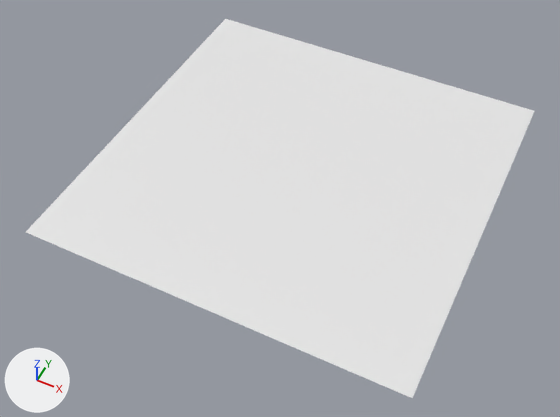
Two versions of the glTF model res/ground/Untitled.glb, one commit apart.
Rendered twice from a 50 mm lens placed at (1.21, -2.63, 2.91), pointed at (-0.01, -0.19, -0.14). The axes (+X, +Y, +Z) are drawn at lower left. The lights are the same throughout. The older version comes first.
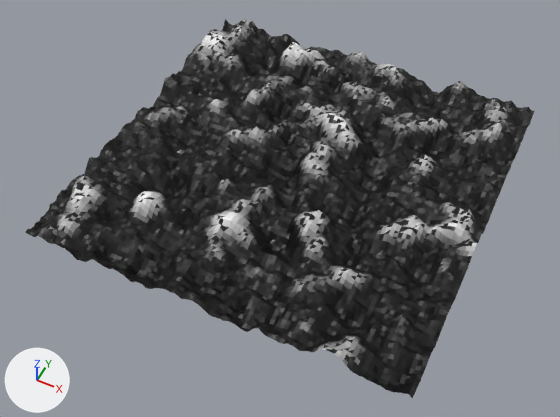
Pixel boxes (x1, y1, x2, y2) of what changed, in the pictures (560 x 417 px; the box of a moved part takes in the faces that stretch with it):
part 1 of me_plane, moved or reshaped: (26, 19, 534, 398) in both
part 2 of me_plane, recoloured: (26, 19, 534, 398) in both

The change, as a list of edits to the scene's bpy script:
```text
Add img_texture:
    img_texture = load_image('Texture', '_unpacked/Texture', 2000, 2000, 'sRGB')
Add mat_material:
    mat_material = principled_material('Material')
    mat_material.texture = img_texture
Change me_plane:
    used by ob_plane; location = (0.0, 0.0, 0.0)
    remove me_plane.from_pydata(...)  # 10404 vertices, 20402 faces; spans x -1.0..1.0, y -1.0..1.0, z 0.0
    add me_plane.from_pydata(...)  # 10404 vertices, 20402 faces; spans x -1.0..1.0, y -1.0..1.0, z -0.11..0.12
    me_plane part 1: 8996 of 10404 vertices moved; they spanned x -1.0..1.0, y -1.0..1.0, z 0.0 and now span x -1.0..1.0, y -1.0..1.0, z -0.11..0.12; mean shift (0.0, 0.0, 0.0); largest move (-0.92, 0.68, 0.0) -> (-0.92, 0.68, 0.12)
    me_plane part 2: 20392 faces spanning x -1.0..1.0, y -1.0..1.0, z -0.11..0.12 switch from no material to mat_material (picture img_texture)
```
